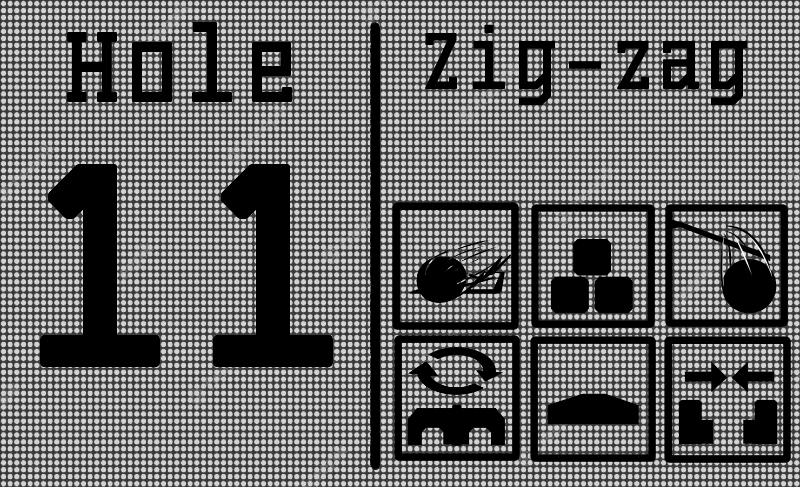
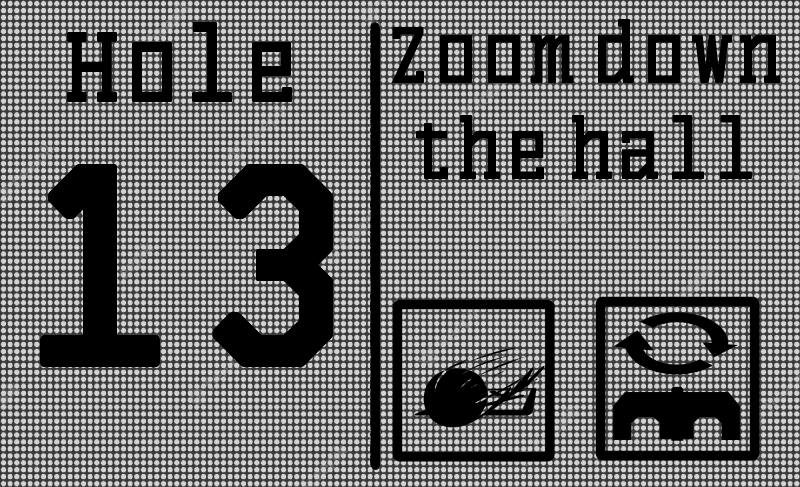
Layered file, before and after one edit (w=800, h=487). Changes by layer:
painted on "spin" over [394, 296, 760, 461]
hid "Caisse" over [531, 204, 655, 328]
hid "OOB", painted on it over [665, 204, 791, 462]
hid "door" over [664, 336, 791, 463]
painted on "Boost" over [392, 202, 555, 462]
hid "Dome" over [530, 336, 656, 462]
renamed "Zig-zag" to "Zoom down the hall", painted on it over [392, 19, 780, 179]
renamed "11" to "13", painted on it over [212, 164, 333, 367]
